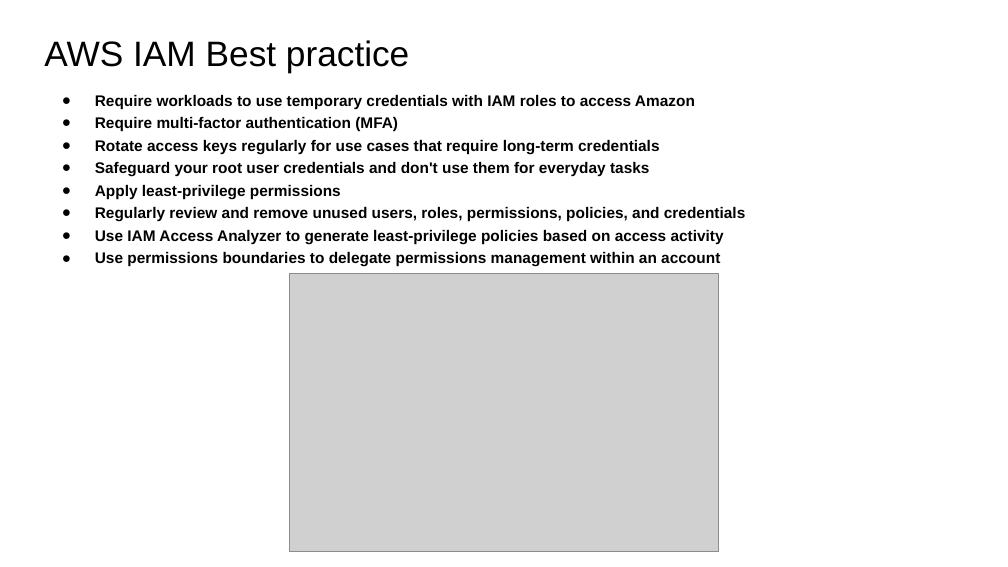
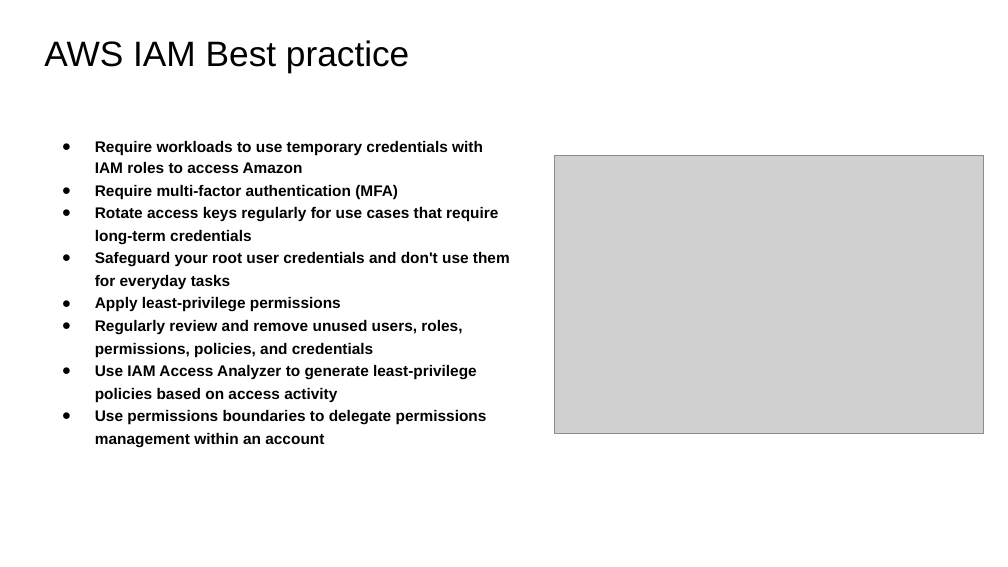
Before and after one commit to IlyaChakun/aws-iba-courses, a slide deck: slide 12 of lecture-materials/Security/00-iam/IAM.pptx. Drawn at 1008x567 pixels with LibreOffice and Linux fonts; fonts in the diff are those of the drawing; grey boxes stand for pictures. Boxes give left, top, right and bottom in pixels: in the first picture for what was removed or moved away, otherwise in the second. Text is boxed around its words. In the diff, an @@ line names an element or a change of style, - is before the commit and + after.

```diff
--- a/lecture-materials/Security/00-iam/IAM.pptx
+++ b/lecture-materials/Security/00-iam/IAM.pptx
@@ text "Require workloads to use temporary ..." rewrapped from box(95, 95, 745, 267) to box(95, 141, 510, 447) @@
@@ picture: place and size @@
-picture at box(289, 273, 718, 551)
+picture at box(554, 155, 983, 433)
```
Also in this commit, not shown: 4 other slides changed, 2 slides added, 3 slides removed, 18 other files.
